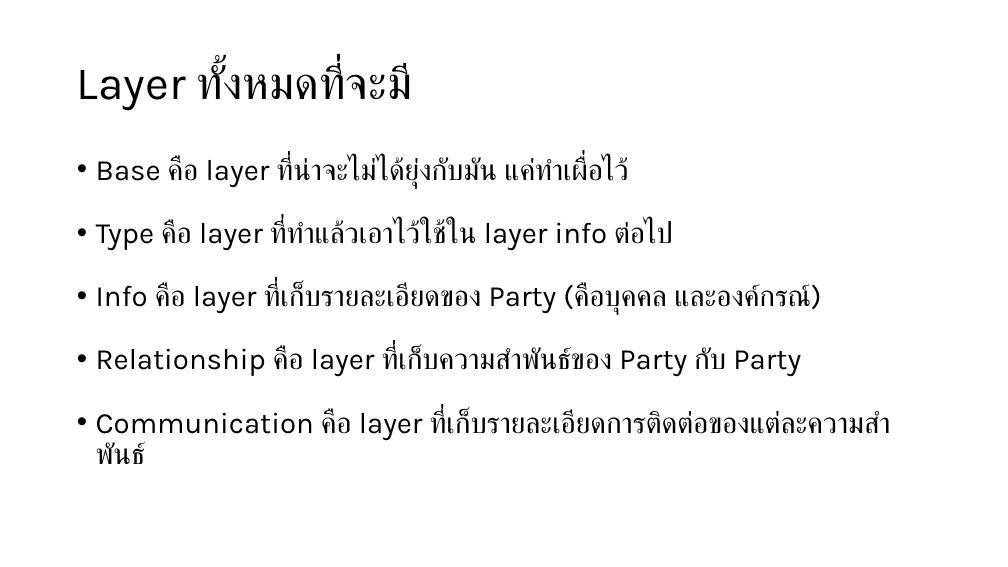
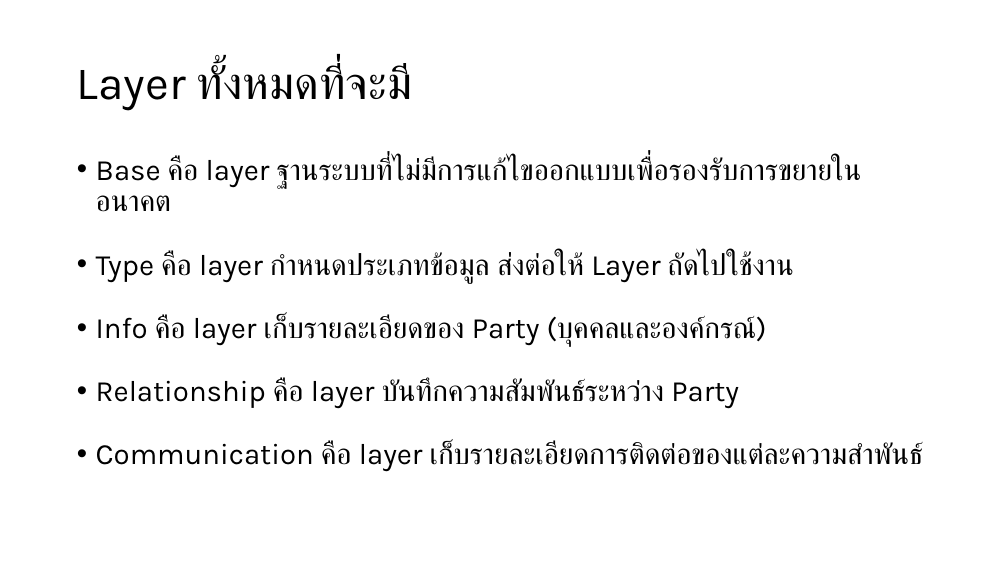
Before and after one commit to ssszZ-TH/party_fullstack_docker3, a slide deck: slide 2 of presentation/partyCommFuncReqOverAll.pptx. Drawn at 1008x567 pixels with LibreOffice and Linux fonts; fonts in the diff are those of the drawing. Boxes give left, top, right and bottom in pixels: in the first picture for what was removed or moved away, otherwise in the second. Text is boxed around its words. In the diff, an @@ line names an element or a change of style, - is before the commit and + after.

Commit message:
presentation add ex about layer type and info

```diff
--- a/presentation/partyCommFuncReqOverAll.pptx
+++ b/presentation/partyCommFuncReqOverAll.pptx
@@ text at box(96, 157, 924, 472): text changed @@
-• Base คือ layer ที่น่าจะไม่ได้ยุ่งกับมัน แค่ทำเผื่อไว้
-• Type คือ layer ที่ทำแล้วเอาไว้ใช้ใน layer info ต่อไป
-• Info คือ layer ที่เก็บรายละเอียดของ Party (คือบุคคล และองค์กรณ์)
-• Relationship คือ layer ที่เก็บความสำพันธ์ของ Party กับ Party
-• Communication คือ layer ที่เก็บรายละเอียดการติดต่อของแต่ละความสำพันธ์
+• Base คือ layer ฐานระบบที่ไม่มีการแก้ไขออกแบบเพื่อรองรับการขยายในอนาคต
+• Type คือ layer กำหนดประเภทข้อมูล ส่งต่อให้ Layer ถัดไปใช้งาน
+• Info คือ layer เก็บรายละเอียดของ Party (บุคคลและองค์กรณ์)
+• Relationship คือ layer บันทึกความสัมพันธ์ระหว่าง Party
+• Communication คือ layer เก็บรายละเอียดการติดต่อของแต่ละความสำพันธ์
```
Also in this commit, not shown: 1 slide added, 9 other files.
